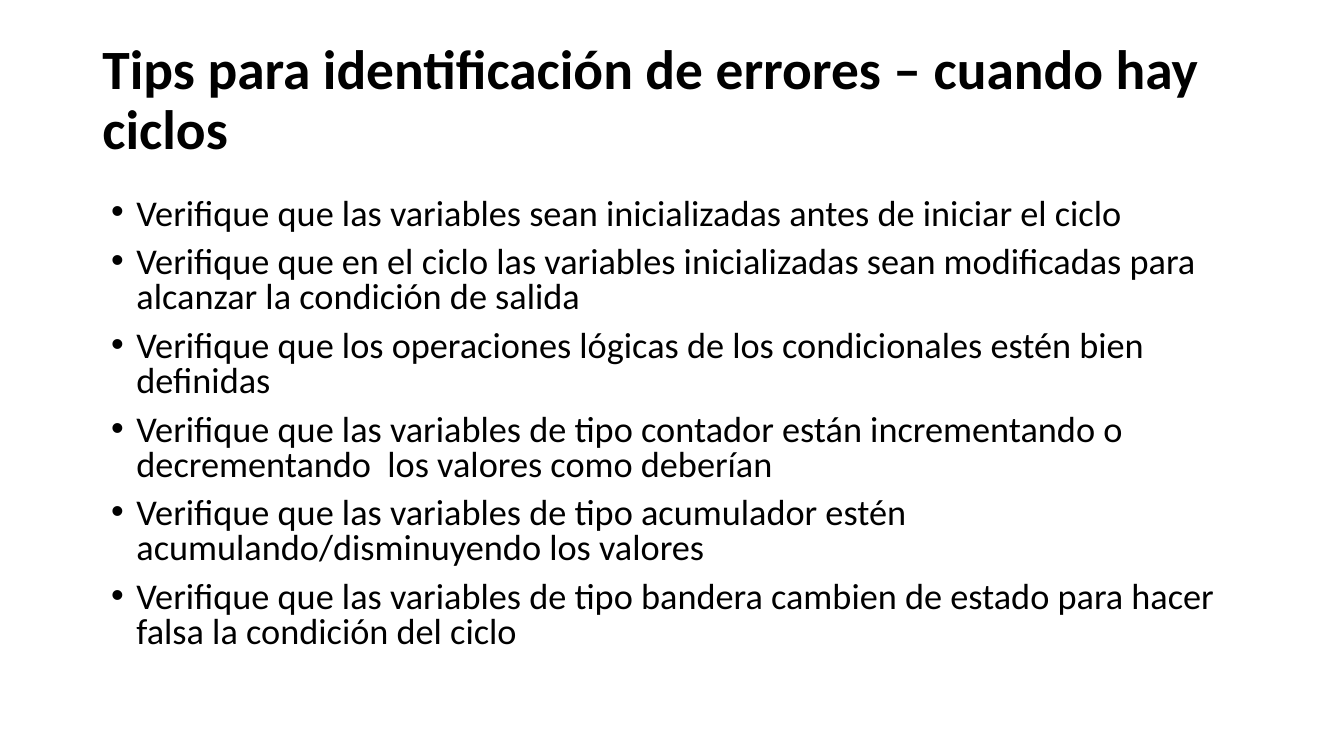
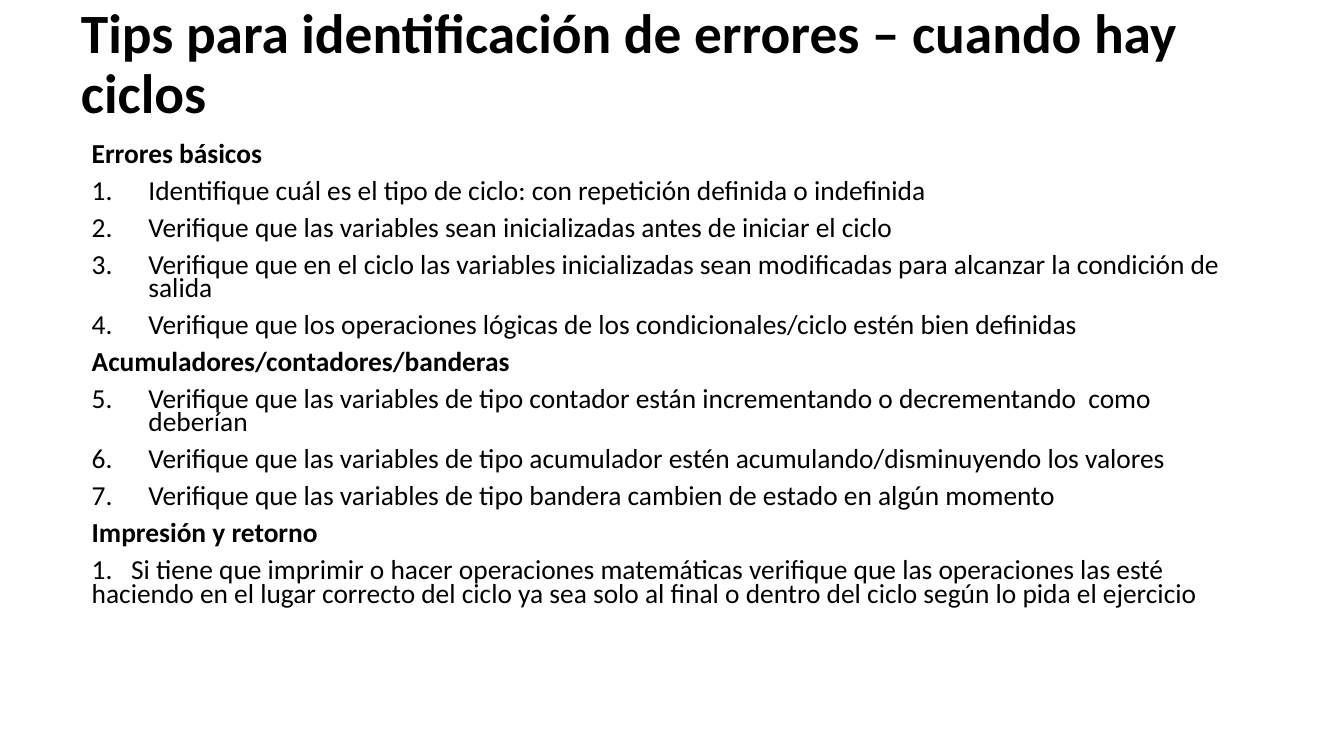
Before and after one commit to lufe089/lfrincon, a slide deck: slide 3 of material/IntroProg/Clases/0. Tips para identificacionErrores.pptx. Drawn at 1344x756 pixels with LibreOffice and Linux fonts; fonts in the diff are those of the drawing. Boxes give left, top, right and bottom in pixels: in the first picture for what was removed or moved away, otherwise in the second. Text is boxed around its words. In the diff, an @@ line names an element or a change of style, - is before the commit and + after.

Commit message:
NEW: Ejercicios sobre abstraccion

```diff
--- a/material/IntroProg/Clases/0. Tips para identificacionErrores.pptx
+++ b/material/IntroProg/Clases/0. Tips para identificacionErrores.pptx
@@ title "Tips para identificación de errores ..." moved from (x1=102, y1=50, x2=1198, y2=150) to (x1=81, y1=14, x2=1176, y2=114) @@
@@ text "Errores básicos" moved from (x1=136, y1=200, x2=1213, y2=645) to (x1=92, y1=143, x2=1219, y2=608) @@
@@ text at (x1=92, y1=143, x2=925, y2=205): paragraphs added @@
+Errores básicos
+1. Identifique cuál es el tipo de ciclo: con repetición definida o indefinida
@@ text at (x1=148, y1=218, x2=1219, y2=473): size 25.9 to 19.6 pt in "Verifique que las variables sean inicializadas antes ...", "Verifique que en el ciclo las variables ...", "Verifique que las variables de tipo acumulador ..."; bullet • to 1.; line spacing 0.8 to 0.7 @@
@@ text at (x1=92, y1=315, x2=1150, y2=431): text changed; size 25.9 to 19.6 pt @@
-• Verifique que los operaciones lógicas de los condicionales estén bien definidas
-• Verifique que las variables de tipo contador están incrementando o decrementando los valores como deberían
+4. Verifique que los operaciones lógicas de los condicionales/ciclo estén bien definidas
+Acumuladores/contadores/banderas
+1. Verifique que las variables de tipo contador están incrementando o decrementando como deberían
@@ text at (x1=92, y1=486, x2=1196, y2=608): text changed; size 25.9 to 19.6 pt @@
-• Verifique que las variables de tipo bandera cambien de estado para hacer falsa la condición del ciclo
+3. Verifique que las variables de tipo bandera cambien de estado en algún momento
+Impresión y retorno
+1. Si tiene que imprimir o hacer operaciones matemáticas verifique que las operaciones las esté haciendo en el lugar correcto del ciclo ya sea solo al final o dentro del ciclo según lo pida el ejercicio
```
Also in this commit, not shown: 1 other slide changed, 9 other files.
